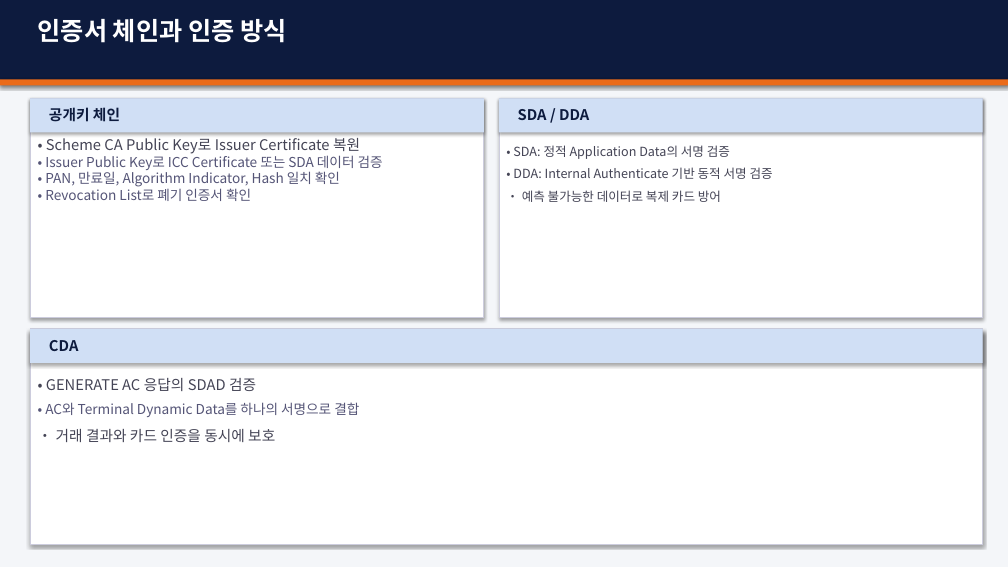
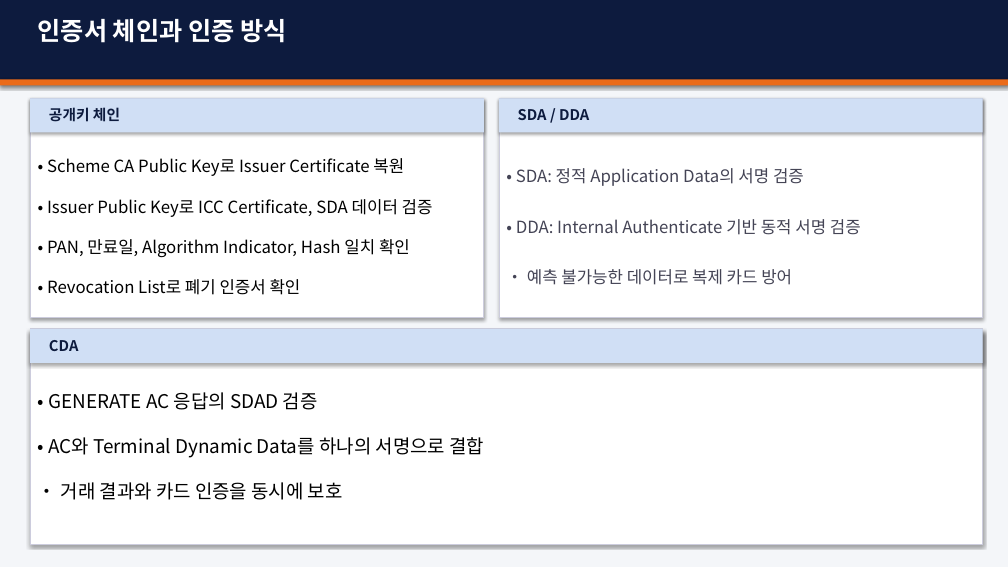
Before and after one commit to tjdguswls01/SeongHyeonJin_em, a slide deck: slide 16 of kernel/02_AMEX/amex.pptx (slide 17 before the commit). Drawn at 1008x567 pixels with LibreOffice and Linux fonts; fonts in the diff are those of the drawing. Boxes give left, top, right and bottom in pixels: in the first picture for what was removed or moved away, otherwise in the second. Text is boxed around its words. In the diff, an @@ line names an element or a change of style, - is before the commit and + after.

```diff
--- a/kernel/02_AMEX/amex.pptx
+++ b/kernel/02_AMEX/amex.pptx
@@ text "• SDA: 정적 Application Data의 ..." at [516, 168, 861, 285]: size 12 to 16 pt; line spacing 1.5 to 2.5 @@
@@ text at [47, 158, 410, 295]: size 14 to 16 pt, text colour #444455 to #000000 in "• Scheme CA Public Key로 Issuer Certificate ..."; size 13 to 16 pt, text colour #555577 to #000000 in "• PAN, 만료일, Algorithm Indicator, Hash 일치 ...", "• Revocation List로 폐기 인증서 확인"; line spacing 1 to 2 @@
@@ text at [47, 199, 433, 217]: text changed; size 13 to 16 pt; text colour #555577 to #000000 @@
-• Issuer Public Key로 ICC Certificate 또는 SDA 데이터 검증
+• Issuer Public Key로 ICC Certificate, SDA 데이터 검증
@@ text "• GENERATE AC 응답의 SDAD ..." at [48, 392, 484, 500]: size 14 to 18 pt, text colour #444455 to #000000 in "• GENERATE AC 응답의 SDAD 검증", "• 거래 결과와 카드 인증을 동시에 보호"; size 13 to 18 pt, text colour #555577 to #000000 in "• AC와 Terminal Dynamic Data를 하나의 서명으로 ..."; line spacing 1.5 to 2 @@
```
Also in this commit, not shown: 17 other slides changed, 1 slide removed, 2 other files.
